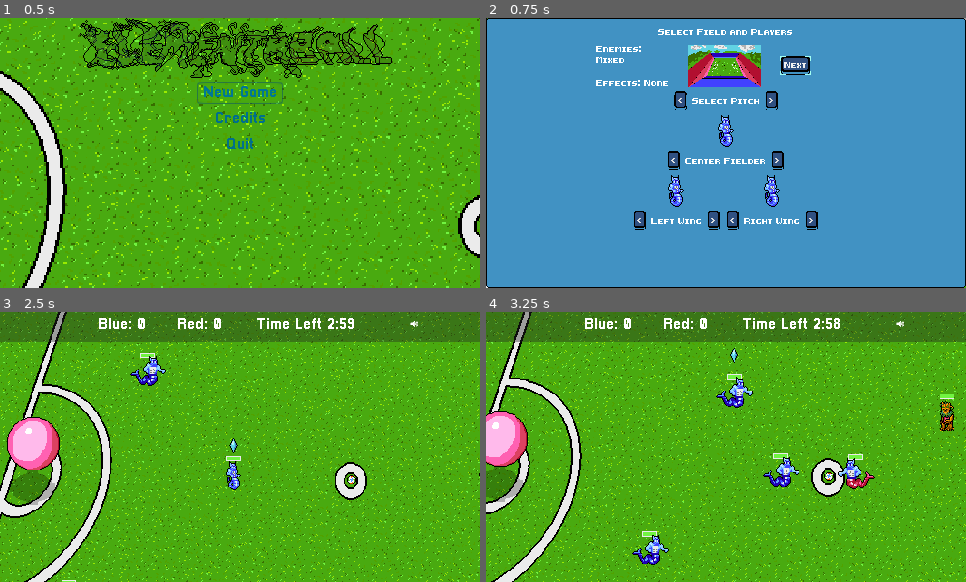
Above: before the commit, frames 1-4 (two rows, left to right).
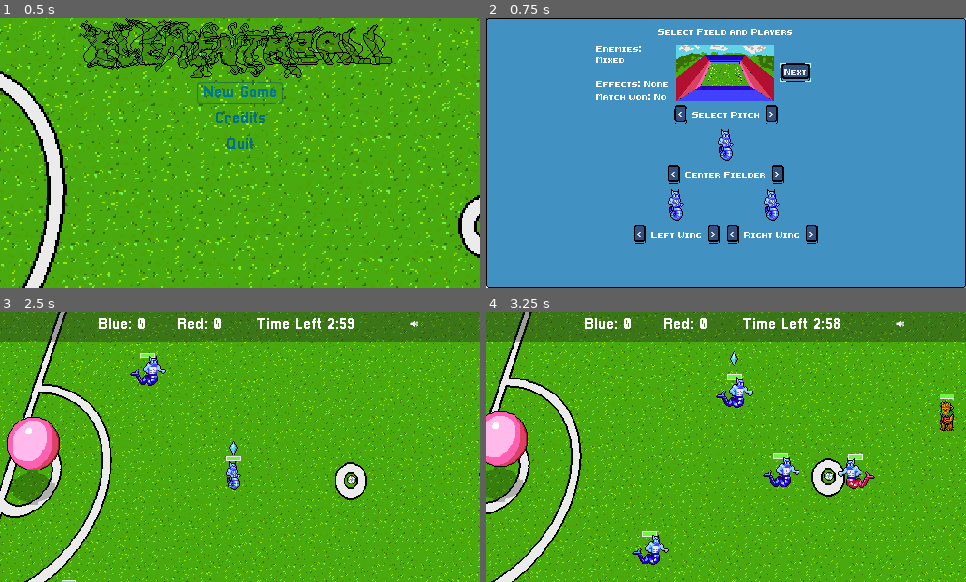
Above: after the commit, the same moments.

Repository: gamkedo-la/Elementaball
Game: Godot game, scene res://UI/StartMenu.tscn
Two runs of this game, one before a commit and one after it. Both use one fixed random seed, a clock stepped at 60 frames per second and the inputs below.
Inputs (mouse positions are in pixels of both pictures, inside the frame that each line leads up to):
- Up to frame 1 (0.5 s): no input
- Up to frame 2 (0.75 s): click "New Game" at 0.5 s
- Up to frame 3 (2.5 s): click "Next" at 1.25 s; click "Start" at 2 s
- Up to frame 4 (3.25 s): move the mouse to (802, 328) at 2.77 s; hold Right (ui_right) from 2.78 s (still down); tap Q (ui_next_player) at 2.85 s

Frame 1 is identical in both runs. In frame 2, 8.0% of the frame differs, in the area x 22-70%, y 10-84%; in frame 3, less than 0.1%; in frame 4, less than 0.1%.

Commit message:
Victories on the different pitches are now saved

Diff:
--- a/Camera2D.gd
+++ b/Camera2D.gd
@@ -70,3 +70,8 @@
 		targets.erase(target)
 	if !ball in targets:
 		add_target(ball)
+	var playerTeam = get_tree().get_nodes_in_group("player_team")
+	for player in playerTeam:
+		if player.controlling:
+			if !player in targets:
+				add_target(player)
--- a/Node2D.gd
+++ b/Node2D.gd
@@ -7,7 +7,7 @@
 # Called when the node enters the scene tree for the first time.
 func _ready():
 	SceneController.playerTeam = get_tree().get_nodes_in_group("player_team")
-
+	$SaveSystem.load_game()
 
 # Called every frame. 'delta' is the elapsed time since the previous frame.
 #func _process(delta):
--- a/Node2D.tscn
+++ b/Node2D.tscn
@@ -38,6 +38,8 @@
 [ext_resource path="res://Art/UI/KO.png" type="Texture" id=36]
 [ext_resource path="res://Players/green_player_stats.tres" type="Resource" id=37]
 [ext_resource path="res://Players/red_player_stats.tres" type="Resource" id=38]
+[ext_resource path="res://UI/TournamentStandings.tscn" type="PackedScene" id=39]
+[ext_resource path="res://SaveSystem.gd" type="Script" id=40]
 
 [sub_resource type="AnimationNodeStateMachinePlayback" id=1]
 
@@ -410,7 +412,7 @@
 
 [node name="AnimatedSprite" parent="Player/Health Bar" index="1"]
 visible = true
-frame = 3
+frame = 4
 
 [node name="AnimationTree" parent="Player" index="1"]
 parameters/playback = SubResource( 1 )
@@ -430,7 +432,7 @@
 starting_stats = ExtResource( 10 )
 
 [node name="AnimatedSprite" parent="Player2/Health Bar" index="1"]
-frame = 3
+frame = 4
 
 [node name="AnimationTree" parent="Player2" index="1"]
 parameters/playback = SubResource( 2 )
@@ -445,7 +447,7 @@
 starting_stats = ExtResource( 10 )
 
 [node name="AnimatedSprite" parent="Player3/Health Bar" index="1"]
-frame = 3
+frame = 4
 
 [node name="AnimationTree" parent="Player3" index="1"]
 parameters/playback = SubResource( 3 )
@@ -458,7 +460,7 @@
 z_index = 3
 frames = SubResource( 16 )
 animation = "plant ball"
-frame = 1
+frame = 3
 playing = true
 script = ExtResource( 16 )
 
@@ -537,7 +539,7 @@
 
 [node name="AnimatedSprite" parent="Enemy/Health Bar" index="1"]
 position = Vector2( 7.8787, -8.25085 )
-frame = 7
+frame = 8
 
 [node name="AnimationTree" parent="Enemy" index="5"]
 parameters/playback = SubResource( 17 )
@@ -562,7 +564,7 @@
 margin_bottom = -21.0
 
 [node name="AnimatedSprite" parent="Enemy3/Health Bar" index="1"]
-frame = 7
+frame = 8
 
 [node name="AnimationTree" parent="Enemy3" index="5"]
 parameters/playback = SubResource( 18 )
@@ -584,7 +586,7 @@
 margin_bottom = -21.0
 
 [node name="AnimatedSprite" parent="Enemy2/Health Bar" index="1"]
-frame = 7
+frame = 8
 
 [node name="EnemyCollider" parent="Enemy2" index="3"]
 rotation = 1.52987
@@ -863,6 +865,12 @@
 polygon = PoolVector2Array( -168.208, -142.01, -337.162, 329.927, -71.5145, 328.648, -49.2415, 432.11, -6.47839, 432.11 …(404 unchanged characters)…
 disabled = true
 
+[node name="TournamentStandings" parent="." instance=ExtResource( 39 )]
+
+[node name="SaveSystem" type="Node2D" parent="."]
+pause_mode = 2
+script = ExtResource( 40 )
+
 [connection signal="id_pressed" from="Popup/KickMenu" to="Ball" method="_on_KickMenu_id_pressed"]
 [connection signal="id_pressed" from="Popup/PassMenu" to="Ball" method="_on_PassMenu_id_pressed"]
 [connection signal="id_pressed" from="Popup/TackleMenu" to="Ball" method="_on_TackleMenu_id_pressed"]
--- a/Players/AIPlayer.gd
+++ b/Players/AIPlayer.gd
@@ -284,9 +284,14 @@
 	if player == self:
 		controlling = true
 		get_node("Health Bar/AnimatedSprite").visible = true
+		set_physics_process(true)
 	else:
 		controlling = false
 		get_node("Health Bar/AnimatedSprite").visible = false
+		if ball.outOfBounds and self.throwInPlayer:
+			throw_in()
+		else:
+			set_physics_process(true)
 
 func out_of_bounds():
 	if outOfBounds == false:
--- a/Players/Enemy.tscn
+++ b/Players/Enemy.tscn
@@ -710,7 +710,6 @@
 
 [node name="AnimatedSprite" parent="Health Bar" index="1"]
 position = Vector2( -0.14843, -11.9671 )
-frame = 2
 
 [node name="EnemyCollider" type="CollisionShape2D" parent="."]
 position = Vector2( -0.159099, -0.198006 )
--- /dev/null
+++ b/SaveSystem.gd
@@ -0,0 +1,64 @@
+extends Node2D
+
+# From saving tutorial at: https://docs.godotengine.org/en/stable/tutorials/io/saving_games.html
+# Note: This can be called from anywhere inside the tree. This function is
+# path independent.
+# Go through everything in the persist category and ask them to return a
+# dict of relevant variables.
+func save_game():
+	var save_game = File.new()
+	save_game.open("user://savegame.save", File.WRITE)
+	var save_nodes = get_tree().get_nodes_in_group("Persist")
+	for node in save_nodes:
+		# Check the node is an instanced scene so it can be instanced again during load.
+		if node.filename.empty():
+			print("persistent node '%s' is not an instanced scene, skipped" % node.name)
+			continue
+
+		# Check the node has a save function.
+		if !node.has_method("save"):
+			print("persistent node '%s' is missing a save() function, skipped" % node.name)
+			continue
+
+		# Call the node's save function.
+		var node_data = node.call("save")
+
+		# Store the save dictionary as a new line in the save file.
+		save_game.store_line(to_json(node_data))
+	save_game.close()
+
+# Note: This can be called from anywhere inside the tree. This function
+# is path independent.
+func load_game():
+	var save_game = File.new()
+	if not save_game.file_exists("user://savegame.save"):
+		SceneController.emit_signal("gameLoaded")
+		return # Error! We don't have a save to load.
+
+	# We need to revert the game state so we're not cloning objects
+	# during loading. This will vary wildly depending on the needs of a
+	# project, so take care with this step.
+	# For our example, we will accomplish this by deleting saveable objects.
+	var save_nodes = get_tree().get_nodes_in_group("Persist")
+	#for i in save_nodes:
+	#	i.queue_free()
+
+	# Load the file line by line and process that dictionary to restore
+	# the object it represents.
+	save_game.open("user://savegame.save", File.READ)
+	while save_game.get_position() < save_game.get_len():
+		# Get the saved dictionary from the next line in the save file
+		var node_data = parse_json(save_game.get_line())
+
+		# Firstly, we need to create the object and add it to the tree and set its position.
+		var new_object = get_node("../TournamentStandings")
+		#get_node(node_data["parent"]).add_child(new_object)
+
+		# Now we set the remaining variables.
+		for i in node_data.keys():
+			if i == "filename" or i == "parent" or i == "pos_x" or i == "pos_y":
+				continue
+			new_object.set(i, node_data[i])
+
+	SceneController.emit_signal("gameLoaded")
+	save_game.close()
--- a/Scene Controller.gd
+++ b/Scene Controller.gd
@@ -15,6 +15,9 @@
 signal knockout(player, team)
 # warning-ignore:unused_signal
 signal allKO(winningTeam)
+signal pitchSet(pitch)
+signal winner(winner)
+signal gameLoaded()
 
 var playerIndex = 0
 
@@ -43,8 +46,6 @@
 	if playerIndex > playerTeam.size() - 1:
 		playerIndex = 0
 	emit_signal("controlling", playerTeam[playerIndex])
-	if playerTeam[playerIndex].throwInPlayer == playerTeam[playerIndex]:
-		playerTeam[playerIndex].throw_in()
 
 func possession_control(player):
 	if player in playerTeam:
--- /dev/null
+++ b/TournamentStandings.gd
@@ -0,0 +1,37 @@
+extends Node2D
+
+var mixedPitch = false
+var greenPitch = false
+var bluePitch = false
+var redPitch = false
+var selectedPitch
+
+func _ready():
+	SceneController.connect("pitchSet", self, "set_pitch")
+	SceneController.connect("winner", self, "save_win")
+
+func set_pitch(pitch):
+	selectedPitch = pitch
+
+func save_win(winner):
+	if winner == "Blue":
+		if selectedPitch == "Blue":
+			bluePitch = true
+		if selectedPitch == "Red":
+			redPitch = true
+		if selectedPitch == "Green":
+			greenPitch = true
+		if selectedPitch == "Mixed":
+			mixedPitch = true
+		get_node("../SaveSystem").save_game()
+
+func save():
+	var save_dict = {
+		"filename" : get_filename(),
+		"parent" : get_parent().get_path(),
+		"mixedPitch" : mixedPitch,
+		"greenPitch" : greenPitch,
+		"bluePitch" : bluePitch,
+		"redPitch" : redPitch
+	}
+	return save_dict
--- a/UI/Player Select Menu/PlayerSelectMenu.gd
+++ b/UI/Player Select Menu/PlayerSelectMenu.gd
@@ -31,9 +31,12 @@
 onready var pitchSprite = get_node("SelectionMenuPopup/SelectionMenuContainer/MarginContainer3/TopRowContainer/FieldImage")
 onready var enemies = get_node("SelectionMenuPopup/SelectionMenuContainer/MarginContainer3/TopRowContainer/VBoxContainer/Enemies")
 onready var effects = get_node("SelectionMenuPopup/SelectionMenuContainer/MarginContainer3/TopRowContainer/VBoxContainer/Effects")
+onready var wins = get_node("SelectionMenuPopup/SelectionMenuContainer/MarginContainer3/TopRowContainer/VBoxContainer/Wins")
 onready var pitchText = get_node("SelectionMenuPopup/SelectionMenuContainer/PitchSelect/Label")
 onready var gamePitch = get_node("../../ParallaxBackground/Sprite")
 onready var newPitch = selectablePitches[pitchIndex]
+
+var standings
 
 onready var centerEnemy = get_node("../../Enemy")
 onready var leftEnemy = get_node("../../Enemy2")
@@ -42,6 +45,8 @@
 var main
 
 func _ready():
+	yield(SceneController, "gameLoaded")
+	set_wins("Mixed")
 	$SelectionMenuPopup.show()
 	get_node(closeButton).grab_focus()
 	centerPlayer.starting_stats = selectablePlayers[centerIndex]
@@ -107,8 +112,23 @@
 	rightEnemy.initialize_stats(rightEnemy.starting_stats)
 	enemies.text = newPitch.enemies
 	effects.text = newPitch.effects
+	set_wins(newPitch.type)
+
+func set_wins(pitch):
+	standings = get_node("../../TournamentStandings")
+	if pitch == "Mixed" and standings.mixedPitch == true:
+		wins.text = "Match won: Yes"
+	elif pitch == "Blue" and standings.bluePitch == true:
+		wins.text = "Match won: Yes"
+	elif pitch == "Red" and standings.redPitch == true:
+		wins.text = "Match won: Yes"
+	elif pitch == "Green" and standings.greenPitch == true:
+		wins.text = "Match won: Yes"
+	else:
+		wins.text = "Match won: No"
 
 func apply_pitch_buffs():
+	SceneController.emit_signal("pitchSet", newPitch.type)
 	var allPlayers = get_tree().get_nodes_in_group("all_players")
 	if newPitch.type == "Blue":
 		for player in allPlayers:
--- a/UI/Player Select Menu/PlayerSelectMenu.tscn
+++ b/UI/Player Select Menu/PlayerSelectMenu.tscn
@@ -84,19 +84,20 @@
 [node name="MarginContainer3" type="MarginContainer" parent="SelectionMenuPopup/SelectionMenuContainer"]
 margin_top = 17.0
 margin_right = 258.0
-margin_bottom = 59.0
+margin_bottom = 73.0
 custom_constants/margin_left = -43
 
 [node name="TopRowContainer" type="HBoxContainer" parent="SelectionMenuPopup/SelectionMenuContainer/MarginContainer3"]
 margin_left = -43.0
 margin_right = 258.0
-margin_bottom = 42.0
+margin_bottom = 56.0
 alignment = 1
 
 [node name="VBoxContainer" type="VBoxContainer" parent="SelectionMenuPopup/SelectionMenuContainer/MarginContainer3/TopRowContainer"]
 margin_left = 42.0
 margin_right = 117.0
-margin_bottom = 42.0
+margin_bottom = 56.0
+custom_constants/separation = 5
 
 [node name="Enemies" type="Label" parent="SelectionMenuPopup/SelectionMenuContainer/MarginContainer3/TopRowContainer/VBoxContainer"]
 margin_right = 75.0
@@ -106,17 +107,25 @@
 autowrap = true
 
 [node name="Effects" type="Label" parent="SelectionMenuPopup/SelectionMenuContainer/MarginContainer3/TopRowContainer/VBoxContainer"]
-margin_top = 34.0
+margin_top = 35.0
 margin_right = 75.0
-margin_bottom = 42.0
+margin_bottom = 43.0
 rect_min_size = Vector2( 75, 0 )
 text = "Effects: None"
 autowrap = true
 
+[node name="Wins" type="Label" parent="SelectionMenuPopup/SelectionMenuContainer/MarginContainer3/TopRowContainer/VBoxContainer"]
+margin_top = 48.0
+margin_right = 75.0
+margin_bottom = 56.0
+rect_min_size = Vector2( 75, 0 )
+text = "Match won: No"
+autowrap = true
+
 [node name="FieldImage" type="TextureRect" parent="SelectionMenuPopup/SelectionMenuContainer/MarginContainer3/TopRowContainer"]
 margin_left = 121.0
 margin_right = 221.0
-margin_bottom = 42.0
+margin_bottom = 56.0
 rect_min_size = Vector2( 100, 40 )
 theme = SubResource( 1 )
 texture = ExtResource( 1 )
@@ -125,9 +134,9 @@
 
 [node name="CloseButton" type="Button" parent="SelectionMenuPopup/SelectionMenuContainer/MarginContainer3/TopRowContainer"]
 margin_left = 225.0
-margin_top = 11.0
-margin_right = 258.0
-margin_bottom = 31.0
+margin_top = 18.0
+margin_right = 258.0
+margin_bottom = 38.0
 focus_neighbour_top = NodePath("../../../PlayersContainer/VBoxContainer/RightField/RightFieldSelect/Plus")
 size_flags_vertical = 4
 custom_fonts/font = ExtResource( 8 )
@@ -138,15 +147,15 @@
 
 [node name="PitchSelect" parent="SelectionMenuPopup/SelectionMenuContainer" instance=ExtResource( 2 )]
 margin_left = 94.0
-margin_top = 63.0
+margin_top = 77.0
 margin_right = 163.0
-margin_bottom = 83.0
+margin_bottom = 97.0
 buttonName = "Select Pitch"
 
 [node name="PlayersContainer" type="VBoxContainer" parent="SelectionMenuPopup/SelectionMenuContainer"]
-margin_top = 87.0
-margin_right = 258.0
-margin_bottom = 203.0
+margin_top = 101.0
+margin_right = 258.0
+margin_bottom = 217.0
 
 [node name="CenterFieldSprite" type="TextureRect" parent="SelectionMenuPopup/SelectionMenuContainer/PlayersContainer"]
 margin_right = 258.0
--- a/UI/Player Select Menu/XTeamWon.gd
+++ b/UI/Player Select Menu/XTeamWon.gd
@@ -7,6 +7,7 @@
 func _on_Timer_gameOver(winOrLose):
 	if winOrLose == "win":
 		self.text = "You won!"
+		SceneController.emit_signal("winner", "Blue")
 	if winOrLose == "lose":
 		self.text = "You lost!"
 	if winOrLose == "draw":
@@ -15,5 +16,6 @@
 func all_KO(winningTeam):
 	if winningTeam == "blue":
 		self.text = "You won!"
+		SceneController.emit_signal("winner", "Blue")
 	else:
 		self.text = "You lost!"
--- /dev/null
+++ b/UI/TournamentStandings.tscn
@@ -0,0 +1,9 @@
+[gd_scene load_steps=2 format=2]
+
+[ext_resource path="res://TournamentStandings.gd" type="Script" id=1]
+
+[node name="TournamentStandings" type="Node2D" groups=[
+"Persist",
+]]
+pause_mode = 2
+script = ExtResource( 1 )
Not shown: 2 places in Node2D.tscn that only renumber resources
